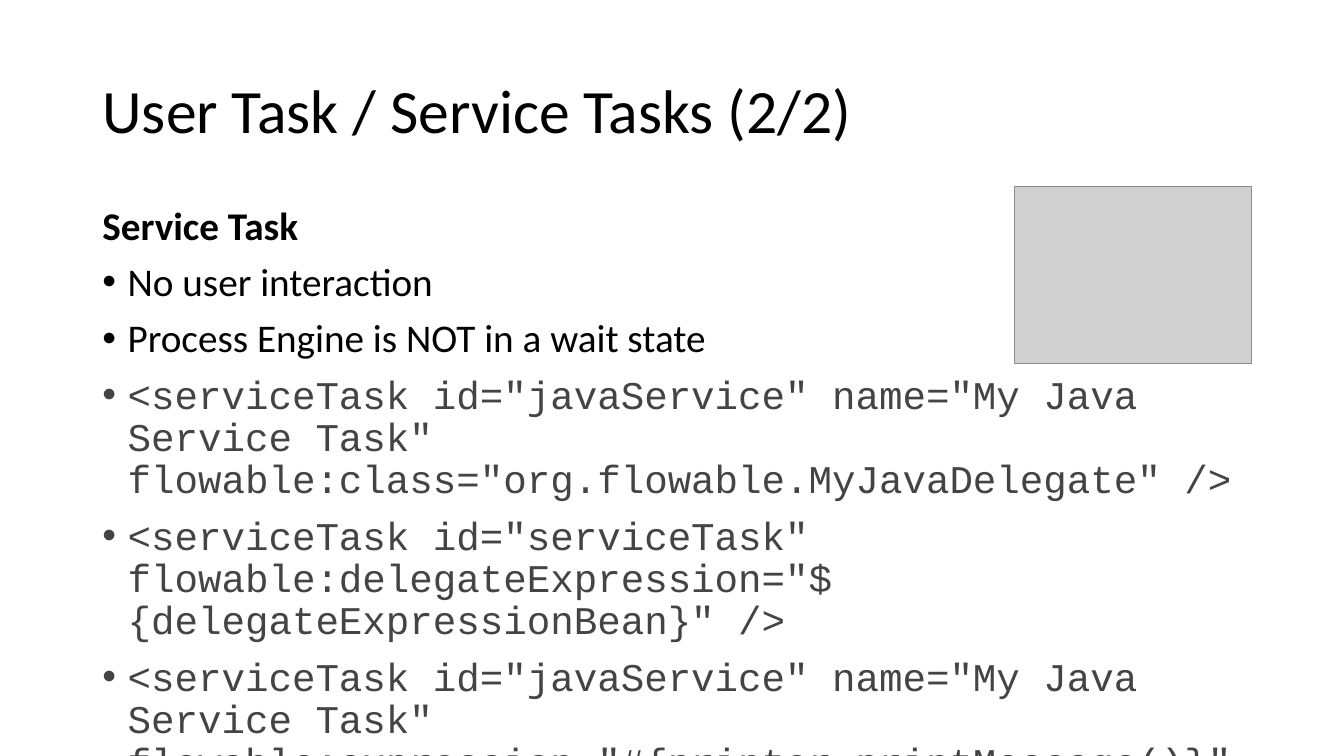
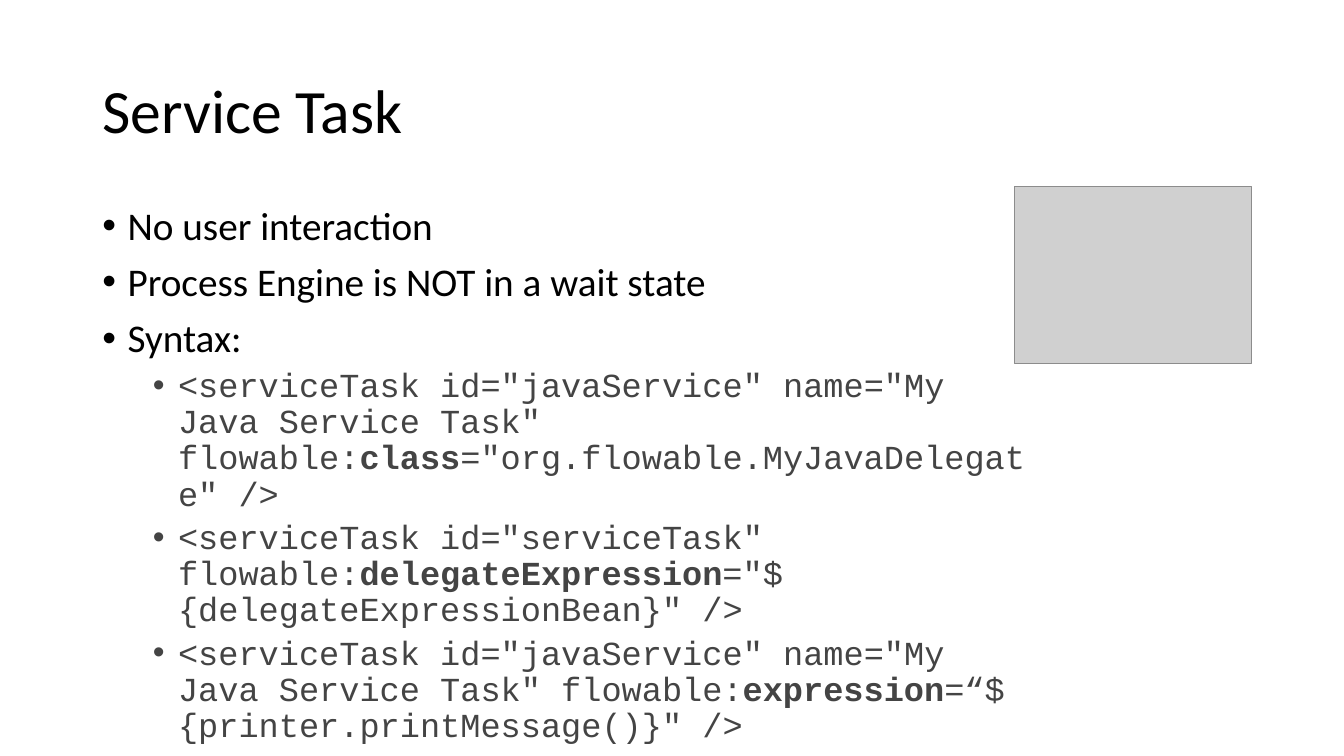
Before and after one commit to nkilchenmann/niks-flowable-demo, a slide deck: slide 10 of flowable-demo/src/main/resources/devsupport/Flowable_Demo.pptx (slide 9 before the commit). Drawn at 1344x756 pixels with LibreOffice and Linux fonts; fonts in the diff are those of the drawing; grey boxes stand for pictures. Boxes give left, top, right and bottom in pixels: in the first picture for what was removed or moved away, otherwise in the second. Text is boxed around its words. In the diff, an @@ line names an element or a change of style, - is before the commit and + after.

```diff
--- a/flowable-demo/src/main/resources/devsupport/Flowable_Demo.pptx
+++ b/flowable-demo/src/main/resources/devsupport/Flowable_Demo.pptx
@@ title at [102,90,403,134]: text changed @@
-User Task / Service Tasks (2/2)
+Service Task
@@ text at [102,212,298,241]: paragraph removed @@
-Service Task
@@ text at [128,326,242,359]: paragraph added @@
+• Syntax:
@@ text at [178,372,1025,628]: size 28 to 24 pt in "<serviceTask id="javaService" name="My Java Service Task" fl ...", "<serviceTask id="serviceTask" flowable:delegateExpression="$ ..."; bold on in "flowable:class="org.flowable.MyJavaDelegate"", "flowable:delegateExpression="${delegateExpressionBean}""; list level 1 to 2 in "<serviceTask id="javaService" name="My Java Service ..."; list level 1 to 2 in "<serviceTask id="serviceTask" flowable:delegateExpression="$ ..." @@
@@ text at [178,640,1005,744]: text changed; size 28 to 24 pt @@
-• <serviceTask id="javaService" name="My Java Service Task" flowable:expression="#{printer.printMessage()}" />
+  • <serviceTask id="javaService" name="My Java Service Task" flowable:expression=“${printer.printMessage()}" />
```
Also in this commit, not shown: 8 other slides changed, 2 slides added, 1 slide removed.
